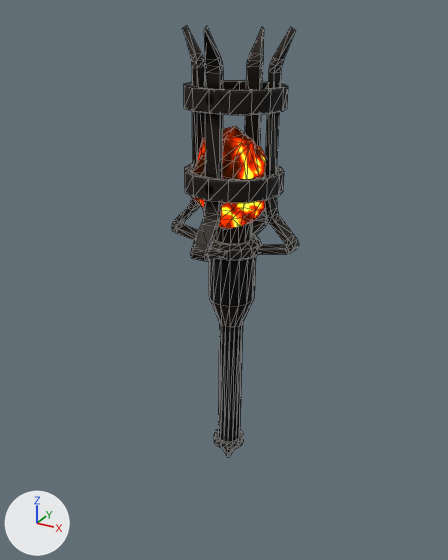
What one commit did to the OBJ model CyubE3dit_V2/CyubE3dit_V2/data/torches/standtorch.obj.
The view is the same before and after, from a 50 mm lens placed at (0.28, -0.523, 0.355), pointed at (-0.004, -0.006, 0.097). Lighting does not change. The marker at lower left points along +X, +Y and +Z. Mesh edges are drawn as thin lines. Where no turn or scale is listed for an object, it has been applied to the vertices. Vertices at the same position are counted once.

Objects in the first picture: 'torch_2_Mat_0'.
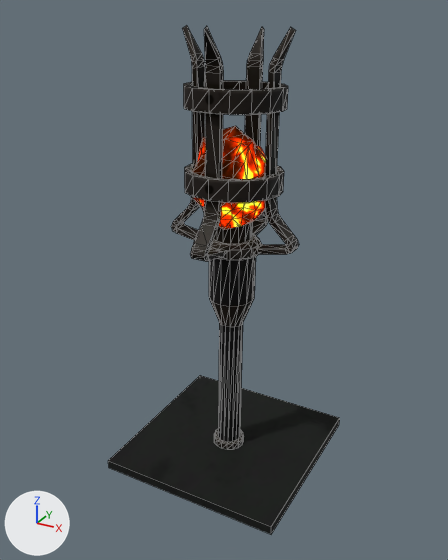
The change in detail:
me_torch_2_mat_0 is used by ob_torch_2_mat_0; location (0.0, 0.0, 0.0).
me_torch_2_mat_0 had 659 vertices, 1272 faces and spanned x -0.069..0.069, y -0.065..0.074, z -0.132..0.341.
me_torch_2_mat_0 now has 658 vertices, 1256 faces and spans x -0.069..0.069, y -0.065..0.074, z -0.116..0.341.
Part 1, on me_torch_2_mat_0:
17 vertices are removed from x -0.001..0.001, y -0.004..-0.002, z -0.132.
48 faces are deleted.
16 vertices are added at x -0.001..0.001, y -0.004..-0.002, z -0.116.
32 new faces join them.
Mesh me_cube_cube_001 is new.
It is a box spanning x -0.1..0.1, y -0.1..0.1, z -0.117..-0.107.
It uses material mat_material.
Object 'Cube_Cube.001' (ob_cube_cube_001) is new; it shows me_cube_cube_001.
Its location is (0.0, 0.0, 0.0).

Where the change shows, as pixel boxes [x1, y1, x2, y2] in the pictures (448 x 560 px; the box of a moved part takes in the faces that stretch with it):
'torch_2_Mat_0', reshaped: before [171, 25, 299, 457]; after [171, 25, 299, 449]
'Cube_Cube.001', added: after [108, 375, 340, 534]
part 1 of me_torch_2_mat_0, moved or reshaped (not visible afterwards): before [222, 448, 234, 457]
